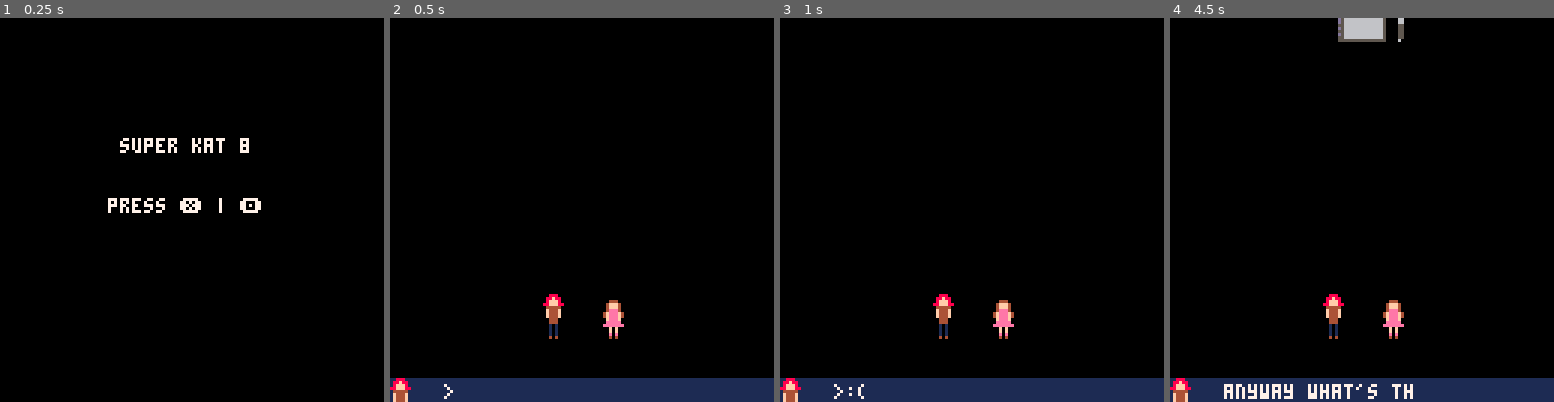
Above: before the commit, frames 1-4 (left to right).
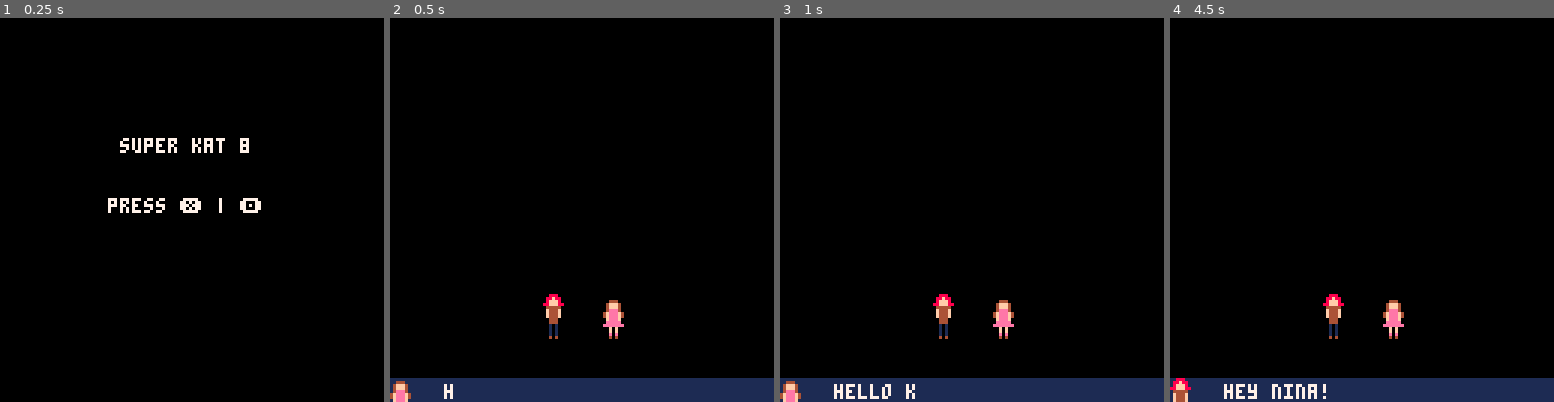
Above: after the commit, the same moments.

Repository: nsatragno/pico8-carts
Game: PICO-8 cartridge super_kat_8/super_kat_8.p8
Same seed, same stepped clock (60 frames per second), same inputs: the game is played once before the commit and once after it.
Inputs:
- Up to frame 1 (0.25 s): no input
- Up to frame 2 (0.5 s): tap X (X key) at 0.33 s
- Up to frame 3 (1 s): tap O (Z key) at 0.7 s
- Up to frame 4 (4.5 s): tap X (X key) at 1.07, 1.85, 2.97, 4.08 s; hold Right 1.6-2.1 s; tap O (Z key) every 0.4 s from 1.7 to 4.1 s; hold Up 2.15-2.42 s; hold Right 2.47-3.03 s; hold Left 3.08-3.58 s; hold Down 3.63-3.97 s; hold Right from 4.02 s (still down)

Frame 1 is identical in both runs. In frame 2, 0.2% of the frame differs, in the area x 0-17%, y 93-100%; in frame 3, 0.5%; in frame 4, 1.5%, in the area x 14-64%, y 0-100%.

Commit message:
Better dialog.

Diff:
--- a/super_kat_8/super_kat_8.p8
+++ b/super_kat_8/super_kat_8.p8
@@ -174,62 +174,42 @@
    start_time = time()
    state = "intro"
    dialog = create_dialog({
---  {
---   text = "come hang out this weekend",
---   sprite = 32,
---  },
---  {
---   text = "i'm busy with art, sorry",
---   sprite = 0,
---  },
---  {
---   text = "just ignore it",
---   sprite = 32,
---  },
---  {
---   text = "what could go wrong?",
---   sprite = 32,
---  },
---  {
---   text = "don't be irresponsible",
---   sprite = 0,
---  },
---  {
---   text = "there's a lot at stake",
---   sprite = 0,
---  },
---  {
---   text = "?",
---   sprite = 32,
---  },
---  {
---   text = "bad things will happen",
---   sprite = 0,
---  },
---  {
---   text = "like what?",
---   sprite = 32,
---  },
---  {
---   text = "well anything",
---   sprite = 0,
---  },
---  {
---   text = "we are in a game after all",
---   sprite = 0,
---  },
---  {
---   text = "and i can't skip this intro",
---   sprite = 0,
---  },
---  {
---   text = "i made it unskippable",
---   sprite = 32,
---  },
---  {
---   text = "because i know you <3",
---   sprite = 32,
---  },
+    {
+     text = "hello kat!",
+     sprite = 32,
+    },
+    {
+     text = "hey nina!",
+     sprite = 0,
+    },
+    {
+     text = "notice something strange?",
+     sprite = 32,
+    },
+    {
+     text = "you look pixelated",
+     sprite = 0,
+    },
+    {
+     text = "huh",
+     sprite = 32,
+    },
+    {
+     text = "i think we're in a game",
+     sprite = 32,
+    },
+    {
+     text = "and i think i made it",
+     sprite = 32,
+    },
+    {
+     text = "how do you know?",
+     sprite = 0,
+    },
+    {
+     text = "you can't skip the intro",
+     sprite = 32,
+    },
     {
      text = ">:(",
      sprite = 0,
@@ -258,10 +238,6 @@
     },
     {
      text = "hahaha she said i'm coming",
-     sprite = 68,
-    },
-    {
-     text = "you'll never catch me!",
      sprite = 68,
     },
    })
